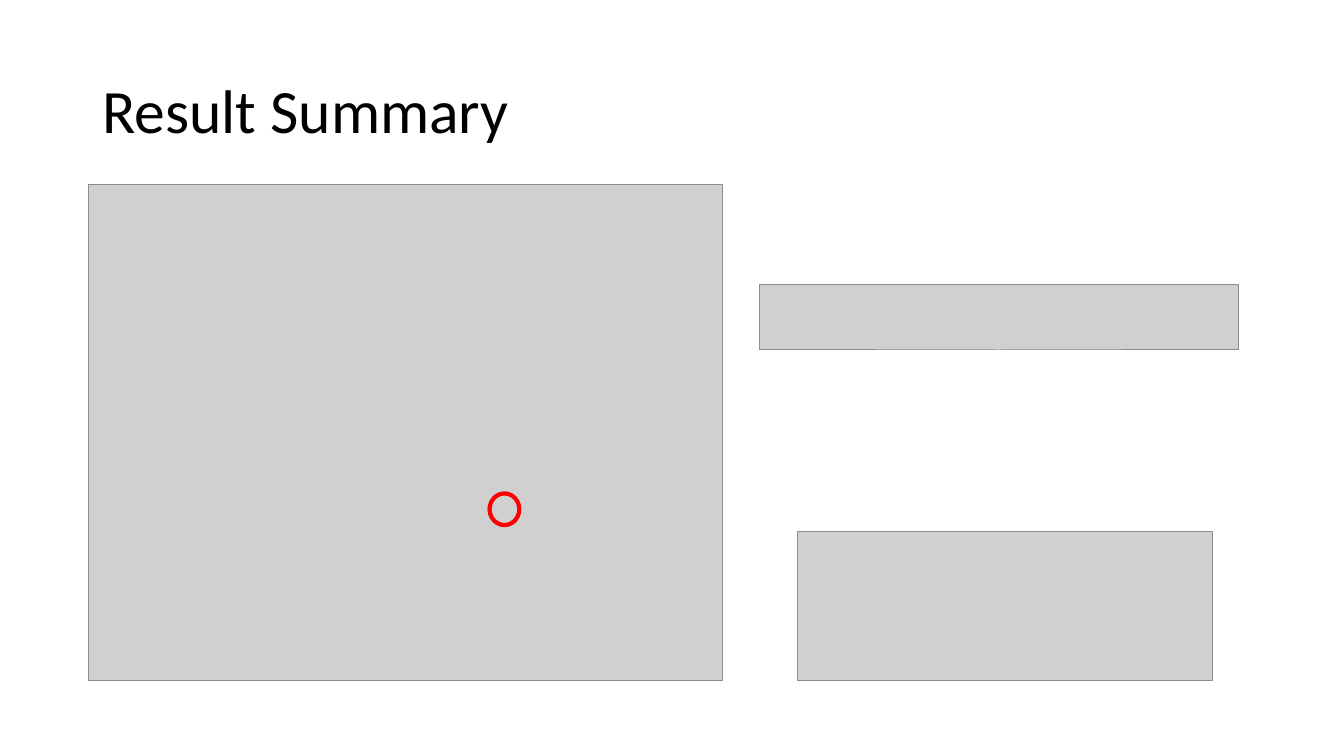
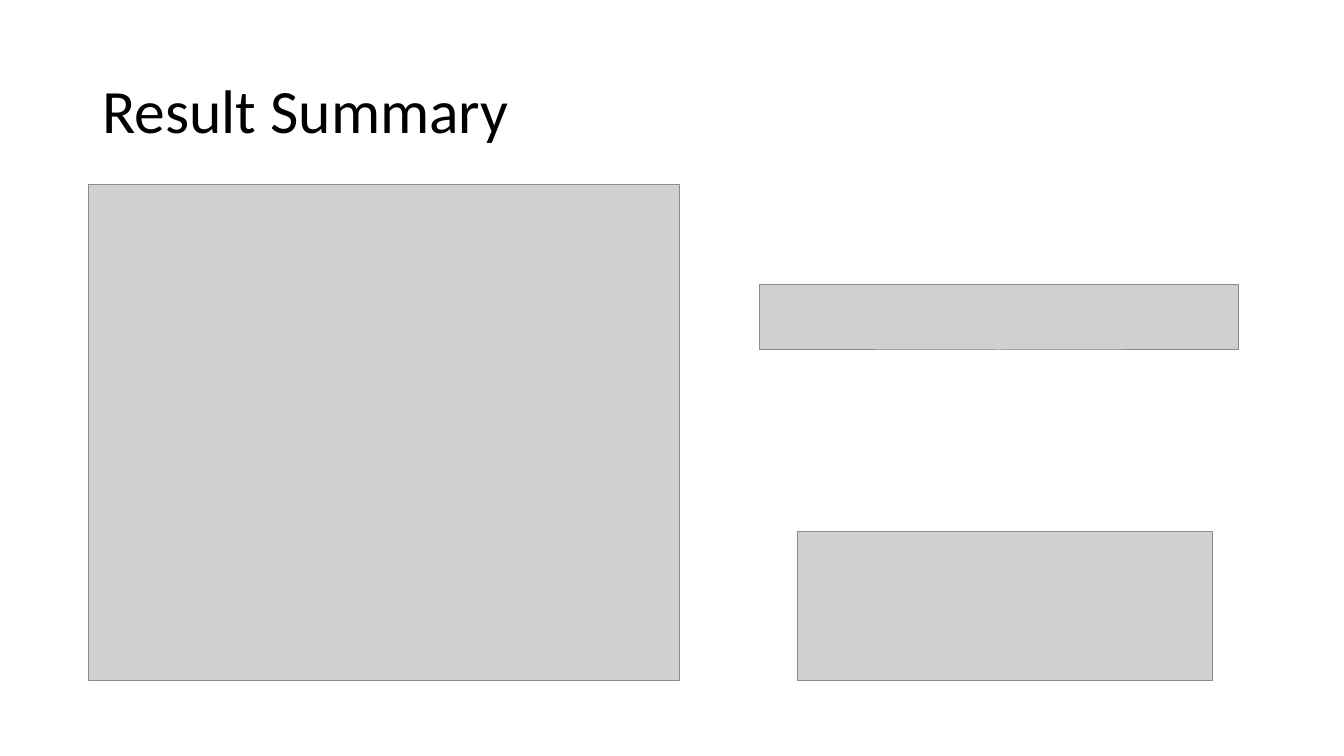
Before and after one commit to arjunvish/pxtp2019presentation, a slide deck: slide 18 of Presentation.pptx. Drawn at 1344x756 pixels with LibreOffice and Linux fonts; fonts in the diff are those of the drawing; grey boxes stand for pictures. Boxes give left, top, right and bottom in pixels: in the first picture for what was removed or moved away, otherwise in the second. Text is boxed around its words. In the diff, an @@ line names an element or a change of style, - is before the commit and + after.

```diff
--- a/Presentation.pptx
+++ b/Presentation.pptx
@@ picture: place and size @@
-picture at bbox=[89, 185, 723, 681]
+picture at bbox=[88, 185, 680, 681]
@@ ellipse removed at bbox=[490, 494, 520, 525] @@
```
Also in this commit, not shown: 12 other slides changed, 1 slide added, 1 slide removed.
